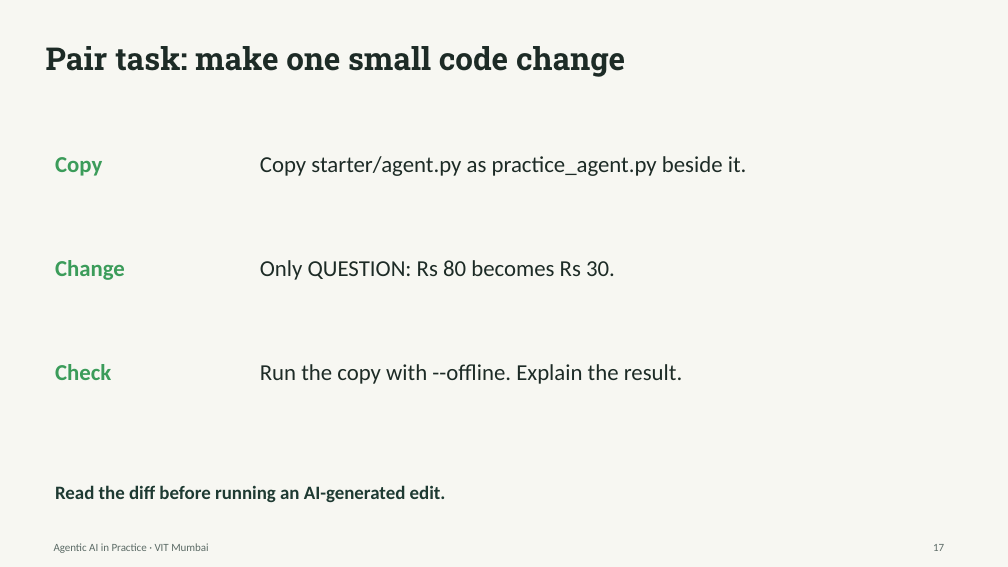
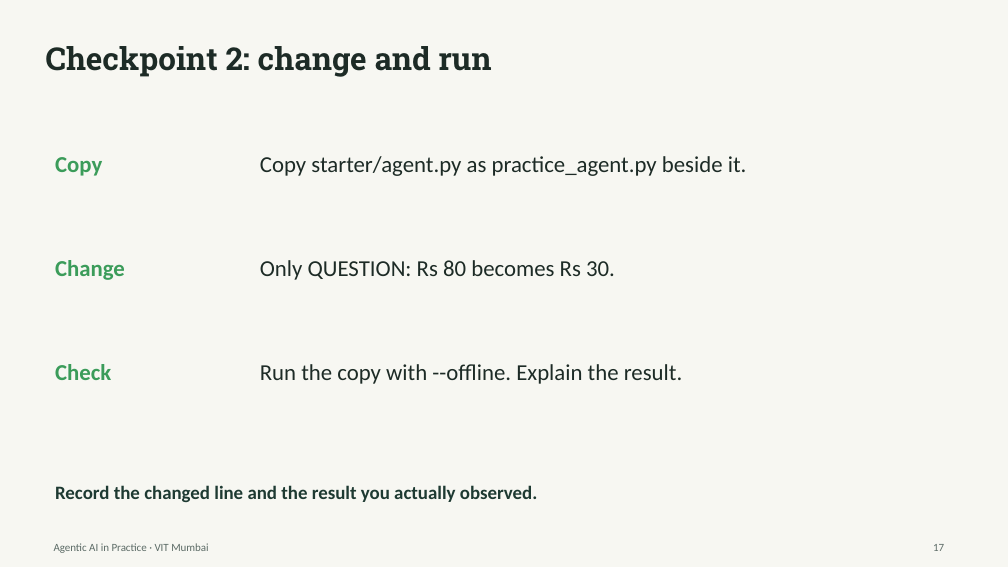
Before and after one commit to Vedantk1301/agentic-ai-workshop, a slide deck: slide 17 of slides/Agentic AI in Practice.pptx. Drawn at 1008x567 pixels with LibreOffice and Linux fonts; fonts in the diff are those of the drawing. Boxes give left, top, right and bottom in pixels: in the first picture for what was removed or moved away, otherwise in the second. Text is boxed around its words. In the diff, an @@ line names an element or a change of style, - is before the commit and + after.

Commit message:
Adapt workshop delivery for a large room with individual checkpoints

```diff
--- a/slides/Agentic AI in Practice.pptx
+++ b/slides/Agentic AI in Practice.pptx
@@ text at (x1=46, y1=46, x2=491, y2=77): text changed @@
-Pair task: make one small code change
+Checkpoint 2: change and run
@@ text at (x1=55, y1=485, x2=538, y2=502): text changed @@
-Read the diff before running an AI-generated edit.
+Record the changed line and the result you actually observed.
```
Also in this commit, not shown: 5 other slides changed, 15 other files.
